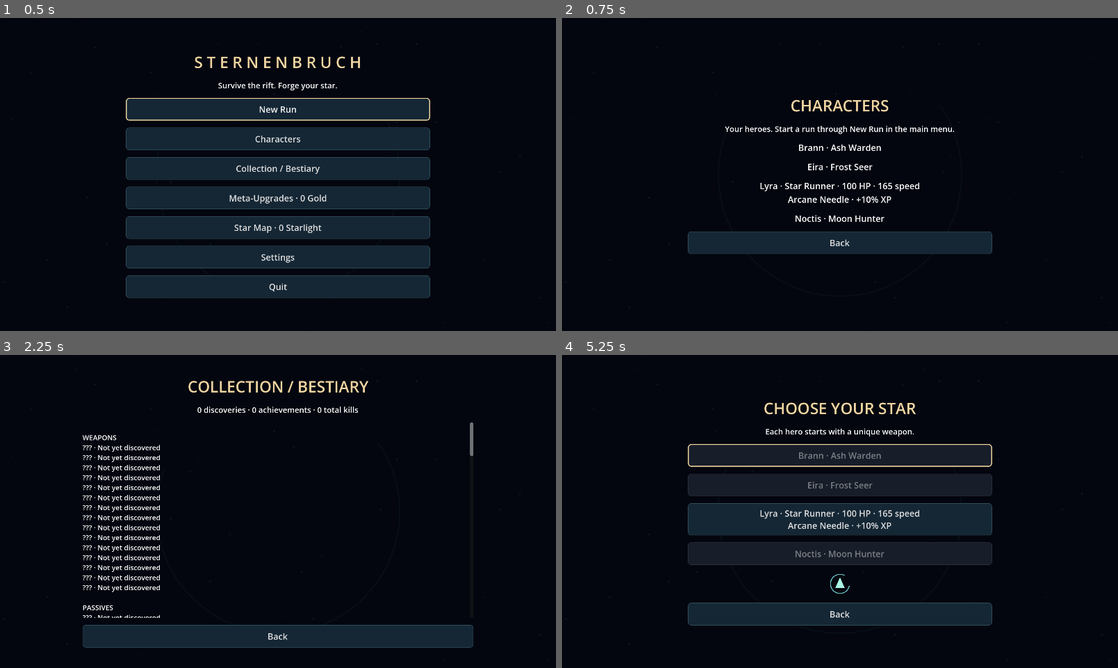
Above: before the commit, frames 1-4 (two rows, left to right).
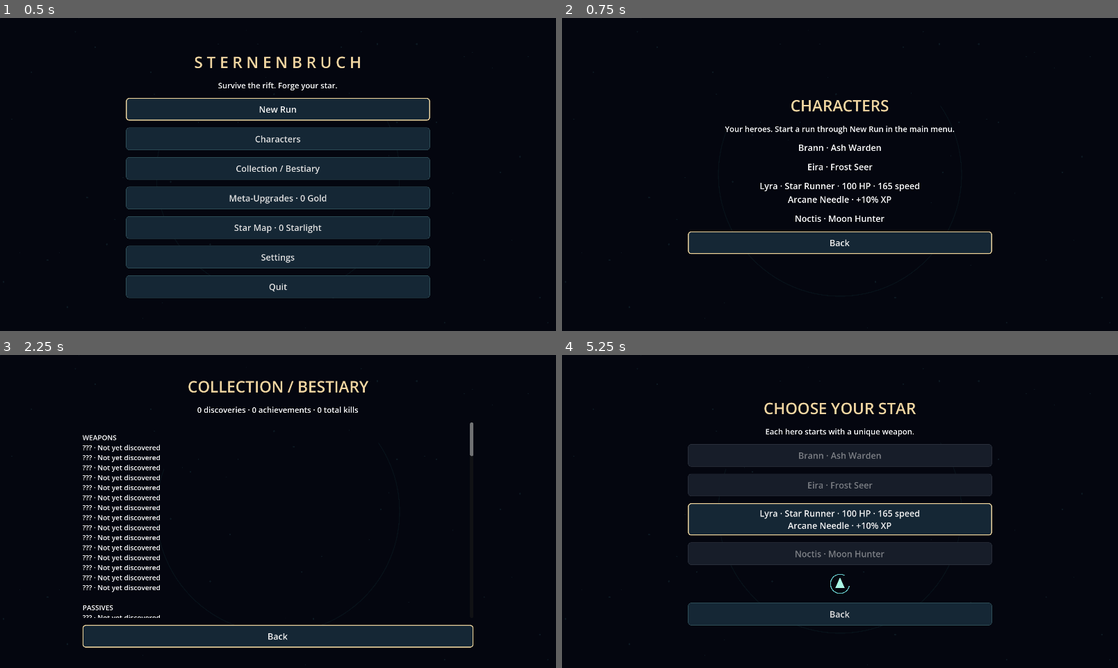
Above: after the commit, the same moments.

Repository: RaphaelGebauer/NULLBORN
Game: Godot game, scene res://scenes/main_menu.tscn
Same seed, same stepped clock (60 frames per second), same inputs: the game is played once before the commit and once after it.
Inputs:
- Up to frame 1 (0.5 s): no input
- Up to frame 2 (0.75 s): click "Characters" at 0.5 s
- Up to frame 3 (2.25 s): click "Back" at 1.25 s; click "Collection / Bestiary" at 2 s
- Up to frame 4 (5.25 s): click "Back" at 2.75 s; click "Settings" at 3.5 s; click "Back" at 4.25 s; click "New Run" at 5 s

Frame 1 is identical in both runs. In frame 2, 0.4% of the frame differs, in the area x 22-78%, y 68-76%; in frame 3, 0.6%; in frame 4, 1.0%, in the area x 22-78%, y 28-58%.

Commit message:
fix: M1 isolate discovery tests and make save failures retryable

Diff:
--- a/scripts/app.gd
+++ b/scripts/app.gd
@@ -1,5 +1,8 @@
 extends Node
 const Report=preload("res://scripts/run_report.gd")
+var save_feedback_label: Label
+var save_retry_button: Button
+var save_notice: Label
 var detail_scroll: ScrollContainer
 var detail_actions: HBoxContainer
 const Model = preload("res://scripts/run_model.gd")
@@ -103,7 +106,7 @@
 	node.horizontal_alignment=HORIZONTAL_ALIGNMENT_CENTER
 	panel.add_child(node)
 	return node
-func button(text: String, action: Callable) -> Button:
+func button(text: String, action: Callable,take_focus: bool=true) -> Button:
 	var node:=Button.new()
 	node.text=text
 	node.custom_minimum_size.y=52
@@ -111,7 +114,7 @@
 	node.pressed.connect(func(): audio.play("choose"); action.call())
 	style_button(node)
 	panel.add_child(node)
-	if panel.get_child_count()<=3: focus_button.call_deferred(node)
+	if take_focus and not panel.get_children().any(func(child):return child is Button and child!=node and child.visible and not child.disabled): focus_button.call_deferred(node)
 	return node
 func menu() -> void:
 	get_tree().paused=false
@@ -128,7 +131,7 @@
 	button("Meta-Upgrades · %d Gold" % save.data.total_gold,shop)
 	button("Star Map · %d Starlight" % save.data.starlight,star_map)
 	button("Settings",func(): return_to_pause=false; settings())
-	if save.warning!="": label(save.warning,14)
+	save_feedback(menu)
 	button("Quit",func(): get_tree().quit())
 func start_run() -> void:
 	model=Model.new()
@@ -199,6 +202,11 @@
 	instability_label.position=Vector2(970,42)
 	instability_label.add_theme_font_size_override("font_size",16)
 	ui.add_child(instability_label)
+	save_notice=Label.new()
+	save_notice.position=Vector2(20,675)
+	save_notice.add_theme_font_size_override("font_size",14)
+	save_notice.modulate=Color("f0bc82")
+	ui.add_child(save_notice)
 	get_tree().paused=false
 func build_text(include_imprints: bool=true) -> String:
 	var rows: Array=[]
@@ -214,6 +222,13 @@
 		if include_imprints and model.weapon_mutations.has(id): rows.append(model.title(id)+" · "+model.imprint_text(id))
 	return "\n".join(rows)
 func _process(_delta: float) -> void:
+	if is_instance_valid(save_feedback_label) and save_feedback_label.is_inside_tree():
+		save_feedback_label.text=save.warning
+		save_feedback_label.visible=not save.warning.is_empty()
+		save_retry_button.visible=save.pending_write
+	if save.pending_write: focus_button.call_deferred(save_retry_button)
+	if state=="RUNNING" and is_instance_valid(save_notice):
+		save_notice.text="Progress not saved. Pause to retry saving." if save.pending_write else ""
 	if is_instance_valid(preview) and preview.is_inside_tree():
 		preview_time+=_delta
 		preview.queue_redraw()
@@ -388,6 +403,7 @@
 	box("PAUSE",build_text())
 	label(pause_recipe_text(),14)
 	label(instability_details(),15)
+	save_feedback(pause_game)
 	button("Resume",resume)
 	button("Build Details",build_details)
 	button("Settings",func(): return_to_pause=true; settings())
@@ -448,7 +464,7 @@
 		if event.keycode==KEY_B: toggle_banish()
 
 func focus_button(node: Button) -> void:
-	if is_instance_valid(node) and node.is_inside_tree(): node.grab_focus()
+	if is_instance_valid(node) and node.is_inside_tree() and node.is_visible_in_tree() and not node.disabled: node.grab_focus()
 
 func redraw_cards() -> void:
 	box("BANISH: Select a card" if banishing else "STAR ASCENT · Level %d" % model.level,"Choose an upgrade. The world is paused.")
@@ -498,6 +514,7 @@
 	stage_select()
 func stage_select() -> void:
 	box("AT THE EDGE OF THE RIFT","Choose your arena, pace and optional curse.")
+	save_feedback(stage_select)
 	for id in catalog.catalogs.stage:
 		button(("◆ " if selected_stage==id else "◇ ")+catalog.get_def(id).display_name+(" · Locked: first victory" if not id in save.data.unlocked_stages else ""),func(): selected_stage=id; stage_select()).disabled=not id in save.data.unlocked_stages
 	button("Mode: "+("Quick · 15 minutes" if selected_fast else "Normal · 30 minutes"),func(): selected_fast=not selected_fast; stage_select())
@@ -543,15 +560,16 @@
 	for owned in [model.weapons.keys(),model.passives.keys(),model.runes]:
 		for id in owned: save.mark_seen(id)
 	for id in model.evolutions: save.mark_evolved(id)
+	check_unlocks(false)
 	save.save()
-	check_unlocks()
-func check_unlocks() -> void:
+func check_unlocks(persist: bool=true) -> void:
 	var added: Array=save.unlocks(model.kills,model.bosses,model.time,false,model.evolutions,model.passives)
 	for id in added:
 		if not id in model.unlocked_this_run: model.unlocked_this_run.append(id)
-	if not added.is_empty(): save.save()
+	if persist and not added.is_empty(): save.save()
 func shop() -> void:
 	box("STAR FORGE · %d Gold" % save.data.total_gold,"Permanent upgrades. Take effect on your next run.")
+	save_feedback(shop)
 	var scroll:=ScrollContainer.new()
 	scroll.custom_minimum_size=Vector2(800,430)
 	panel.add_child(scroll)
@@ -587,6 +605,7 @@
 	if key=="fullscreen": settings()
 func settings() -> void:
 	box("SETTINGS")
+	save_feedback(settings)
 	var scroll:=ScrollContainer.new()
 	scroll.custom_minimum_size=Vector2(780,460)
 	panel.add_child(scroll)
@@ -755,3 +774,11 @@
 	map.save=save
 	panel.add_child(map)
 	button("Back to Main Menu",menu)
+
+func save_feedback(redraw: Callable) -> void:
+	save_feedback_label=label(save.warning,14)
+	save_feedback_label.visible=not save.warning.is_empty()
+	save_retry_button=button("Retry Saving Progress",func():
+		if save.save(): redraw.call(),false)
+	save_retry_button.visible=save.pending_write
+	if save.pending_write: focus_button.call_deferred(save_retry_button)
--- a/scripts/save_manager.gd
+++ b/scripts/save_manager.gd
@@ -4,6 +4,7 @@
 var persistent: bool=true
 var data: Dictionary={}
 var warning: String=""
+var pending_write: bool=false
 const META: Dictionary={
 	"max_hp":{"name":"Vitality","effect":"+5 % Max-HP","cost":50,"max":5},
 	"might":{"name":"Star Power","effect":"+3 % Damage","cost":75,"max":5},
@@ -83,38 +84,51 @@
 		for entry in value.get(key,[]):
 			if not entry is String: return false
 	return true
+func write_failed() -> bool:
+	pending_write=true
+	warning="Could not save progress. Changes remain pending in this session; retry saving."
+	return false
 func save() -> bool:
-	if not persistent: return true
+	if not persistent:
+		pending_write=false
+		warning=""
+		return true
 	var file:=FileAccess.open(path+".tmp",FileAccess.WRITE)
-	if file==null: return false
+	if file==null: return write_failed()
 	file.store_string(JSON.stringify(data,"\t"))
 	file.flush()
 	var write_error: Error=file.get_error()
 	file.close()
-	if write_error!=OK: return false
-	return DirAccess.rename_absolute(path+".tmp",path)==OK
+	if write_error!=OK: return write_failed()
+	if DirAccess.rename_absolute(path+".tmp",path)!=OK: return write_failed()
+	pending_write=false
+	warning=""
+	return true
+func commit_or_restore(before: Dictionary,was_pending: bool,message: String) -> bool:
+	if save(): return true
+	data=before
+	pending_write=was_pending
+	warning=message
+	return false
 func price(id: String) -> int:
 	return META[id].cost*int(pow(data.meta_powerups.get(id,0)+1,2))
 func buy(id: String) -> bool:
 	if not META.has(id): return false
 	var rank: int=data.meta_powerups.get(id,0)
 	if rank>=META[id].max or data.total_gold<price(id): return false
+	var before: Dictionary=data.duplicate(true)
+	var was_pending: bool=pending_write
 	data.total_gold-=price(id)
 	data.meta_powerups[id]=rank+1
-	save()
-	return true
+	return commit_or_restore(before,was_pending,"Could not save this upgrade. Your gold and upgrade ranks have been kept.")
 func discovered(id: String, kind: String) -> bool:
 	if kind=="evolution": return id in data.evolved_recipes
 	return kind=="stage" or id in data.seen
 func reset_all() -> bool:
-	var previous: Dictionary=data
+	var previous: Dictionary=data.duplicate(true)
+	var was_pending: bool=pending_write
 	data=defaults()
-	if not save():
-		data=previous
-		warning="Could not reset the save file. Your progress has been kept."
-		return false
-	warning=""
-	return true
+	return commit_or_restore(previous,was_pending,"Could not reset the save file. Your progress has been kept.")
 func mark_evolved(id: String) -> void:
 	if not id in data.evolved_recipes: data.evolved_recipes.append(id)
 	mark_seen(id)
@@ -142,6 +156,7 @@
 func finish_run(model: RefCounted,victory: bool) -> Array:
 	if model.banked: return []
 	var before: Dictionary=data.duplicate(true)
+	var was_pending: bool=pending_write
 	model.starlight_earned=Stars.reward(model,victory)
 	data.starlight+=model.starlight_earned
 	for id in model.evolutions: mark_evolved(id)
@@ -157,10 +172,7 @@
 	var key: String=model.stage+("_fast" if model.fast else "_normal")
 	var previous: Dictionary=data.best_run_records.get(key,{"time":0,"kills":0})
 	if model.time>=previous.time: data.best_run_records[key]={"time":model.time,"kills":model.kills,"level":model.level}
-	if not save():
-		data=before
-		warning="Could not save run rewards. Reopen the result screen to retry."
-		return []
+	if not commit_or_restore(before,was_pending,"Could not save run rewards. Use Retry Saving to keep your rewards."): return []
 	warning=""
 	model.banked=true
 	for id in added:
@@ -176,11 +188,7 @@
 		warning="Already owned, missing prerequisite, or not enough Starlight."
 		return false
 	var previous: Dictionary=data.duplicate(true)
+	var was_pending: bool=pending_write
 	data.starlight-=Stars.NODES[id].rank
 	data.constellation_nodes.append(id)
-	if not save():
-		data=previous
-		warning="Could not save this purchase. Your Starlight and progress have been kept."
-		return false
-	warning=""
-	return true
+	return commit_or_restore(previous,was_pending,"Could not save this purchase. Your Starlight and progress have been kept.")
--- /dev/null
+++ b/tests/maintenance_runner.gd
@@ -0,0 +1,100 @@
+extends SceneTree
+const Save=preload("res://scripts/save_manager.gd")
+const Model=preload("res://scripts/run_model.gd")
+var passes: int=0
+var failures: int=0
+func _initialize() -> void: call_deferred("run")
+func check(ok: bool,message: String) -> void:
+	if ok:
+		passes+=1
+		print("PASS ",message)
+	else:
+		failures+=1
+		push_error("FAIL "+message)
+func block_write(s: RefCounted) -> void:
+	DirAccess.make_dir_recursive_absolute(ProjectSettings.globalize_path(s.path+".tmp"))
+func unblock(s: RefCounted) -> void:
+	DirAccess.remove_absolute(s.path+".tmp")
+func run() -> void:
+	var s=Save.new()
+	s.path="user://maintenance-save.json"
+	s.data.total_gold=1000
+	s.data.starlight=10
+	check(s.save(),"Real baseline save succeeds")
+	var original: String=FileAccess.get_file_as_string(s.path)
+	var before: Dictionary=s.data.duplicate(true)
+	block_write(s)
+	check(not s.buy("might") and s.data==before and not s.pending_write,"Failed meta buy rolls back every field")
+	check(FileAccess.get_file_as_string(s.path)==original and not s.warning.is_empty(),"Failed write leaves previous durable save intact and reports error")
+	check(not s.buy_star("comet_spark") and s.data==before,"Star purchase uses identical rollback semantics")
+	check(not s.reset_all() and s.data==before,"Reset failure preserves full existing save")
+	var model=Model.new()
+	model.time=1200
+	model.gold=125
+	model.bosses=2
+	s.finish_run(model,false)
+	check(not model.banked and s.data==before,"Failed finish keeps gold/stars/records unbooked")
+	unblock(s)
+	check(s.buy("might") and s.data.total_gold==925 and s.data.meta_powerups.might==1,"Retry meta purchase charges exactly once")
+	s.finish_run(model,false)
+	var banked: Dictionary=s.data.duplicate(true)
+	s.finish_run(model,false)
+	check(model.banked and s.data==banked and s.data.starlight==13,"Recovered finish banks once with exact star reward")
+	check(s.buy_star("comet_spark") and s.data.starlight==12,"Recovered star purchase charges once")
+	var reload=Save.new()
+	reload.path=s.path
+	check(reload.load_save() and reload.data.total_gold==s.data.total_gold and reload.data.constellation_nodes==["comet_spark"],"All recovered transactions survive reload")
+	# A failure at rename, after a successful temporary-file write.
+	var rename_failure=Save.new()
+	rename_failure.path="user://maintenance-rename-directory"
+	DirAccess.make_dir_recursive_absolute(ProjectSettings.globalize_path(rename_failure.path))
+	var marker:=FileAccess.open(rename_failure.path+"/keep.txt",FileAccess.WRITE)
+	marker.store_string("keep")
+	marker.close()
+	rename_failure.data.total_gold=1000
+	check(not rename_failure.buy("might") and rename_failure.data.total_gold==1000 and rename_failure.data.meta_powerups.is_empty(),"Actual rename failure rolls back the transaction")
+	check(FileAccess.get_file_as_string(rename_failure.path+"/keep.txt")=="keep","Rename failure cannot destroy the existing destination")
+	# Discovery is real earned progress, retained in RAM and retried without rewards.
+	block_write(s)
+	s.mark_seen("prism_disc")
+	s.mark_evolved("star_piercer")
+	check(not s.save() and s.pending_write and s.discovered("prism_disc","weapon") and s.discovered("star_piercer","evolution"),"Failed discovery write keeps earned pending progress")
+	before=s.data.duplicate(true)
+	check(not s.buy("might") and s.pending_write and s.data==before,"Failed purchase cannot erase earlier pending discoveries")
+	check(not s.reset_all() and s.pending_write and s.data==before,"Failed reset also preserves pending discoveries")
+	unblock(s)
+	check(s.save() and not s.pending_write and s.warning.is_empty(),"Progress retry clears pending/error only on successful save")
+	reload.load_save()
+	check(reload.discovered("prism_disc","weapon") and reload.discovered("star_piercer","evolution"),"Retried discoveries survive restart")
+	var app=load("res://scenes/main_menu.tscn").instantiate()
+	app.save.path="user://maintenance-ui.json"
+	root.add_child(app)
+	app.save.data.total_gold=1000
+	block_write(app.save)
+	app.save.buy("might")
+	app.shop()
+	app.set_process(false)
+	app._process(0)
+	check(app.save_feedback_label.text.contains("Could not save this upgrade") and app.save.data.total_gold==1000,"Shop displays real purchase error without spending gold")
+	app.save.persistent=false
+	app.start_run()
+	app.choose_rune(0)
+	app.world.set_physics_process(false)
+	app.save.persistent=true
+	app.model.upgrade("prism_disc")
+	app._process(0)
+	check(app.save.pending_write and app.save_notice.text.contains("Pause to retry"),"Failed inventory discovery is visible during gameplay")
+	app.pause_game()
+	check(app.save_retry_button.visible and paused,"Pause provides a reachable pending-progress retry")
+	await process_frame
+	check(root.gui_get_focus_owner()==app.save_retry_button,"Pending progress retry receives keyboard/controller focus")
+	unblock(app.save)
+	app.save_retry_button.pressed.emit()
+	check(not app.save.pending_write and app.state=="PAUSED" and paused,"Retry preserves pause/session state")
+	app.save.persistent=false
+	app.menu()
+	app.queue_free()
+	await process_frame
+	await process_frame
+	print("Maintenance checks: ",passes," PASS / ",failures," FAIL")
+	quit(0 if failures==0 else 1)
--- a/tests/test_runner.gd
+++ b/tests/test_runner.gd
@@ -20,8 +20,9 @@
 	model.heal(1000)
 	check(model.hp==100,"Heilungsdeckel")
 	var scene=load("res://scenes/main_menu.tscn").instantiate()
+	scene.save.path="user://unit_scene_fixture.json"
+	scene.save.persistent=false
 	root.add_child(scene)
-	scene.save.persistent=false
 	scene.start_run()
 	var e: Dictionary=scene.world.spawn_enemy("wisp",Vector2(80,0))
 	for i in range(100):
@@ -112,6 +113,7 @@
 	winner.finish(true)
 	winner.hurt(999)
 	check(results==[true],"Sieg bei 30:00 und genau ein Endereignis")
+	scene.model.rng.seed=int(OS.get_environment("STERNENBRUCH_TEST_SEED")) if not OS.get_environment("STERNENBRUCH_TEST_SEED").is_empty() else 72047
 	scene.events=["LEVELUP","CHEST","RUNE"]
 	scene.show_event()
 	check(scene.state=="LEVELUP" and paused,"Level-Modal pausiert SceneTree")
@@ -232,9 +234,11 @@
 	pace.passives={"momentum_feather":2,"recovery_moss":4}
 	pace.recalculate()
 	check(pace.speed>165*1.04 and pace.regeneration==1,"Momentum Feather and Recovery Moss have real effects")
-	check(not scene.save.discovered("prism_disc","weapon") and not scene.save.discovered("brann","character"),"Unselected equipment and characters stay hidden")
-	scene.save.mark_seen("prism_disc")
-	check(scene.save.discovered("prism_disc","weapon"),"Selecting equipment reveals its collection entry")
+	var discovery_fixture=load("res://scripts/save_manager.gd").new()
+	discovery_fixture.persistent=false
+	check(not discovery_fixture.discovered("prism_disc","weapon") and not discovery_fixture.discovered("brann","character"),"Unselected equipment and characters stay hidden")
+	discovery_fixture.mark_seen("prism_disc")
+	check(discovery_fixture.discovered("prism_disc","weapon"),"Selecting equipment reveals its collection entry")
 	var paid_tools=load("res://scripts/run_model.gd").new()
 	paid_tools.meta={"rerolls":2,"skips":1,"banishes":1}
 	paid_tools.initialize_meta()
Not shown, added: tests/maintenance_runner.gd.uid
Not shown, changed: AGENTS.md
Not shown, changed: DESIGN.md
Not shown, changed: STATUS.md
Not shown, changed: docs/ARCHITECTURE_REVIEW.md
Not shown, added: test-results/maintenance-m1.log
Not shown, changed: tools/check.sh
